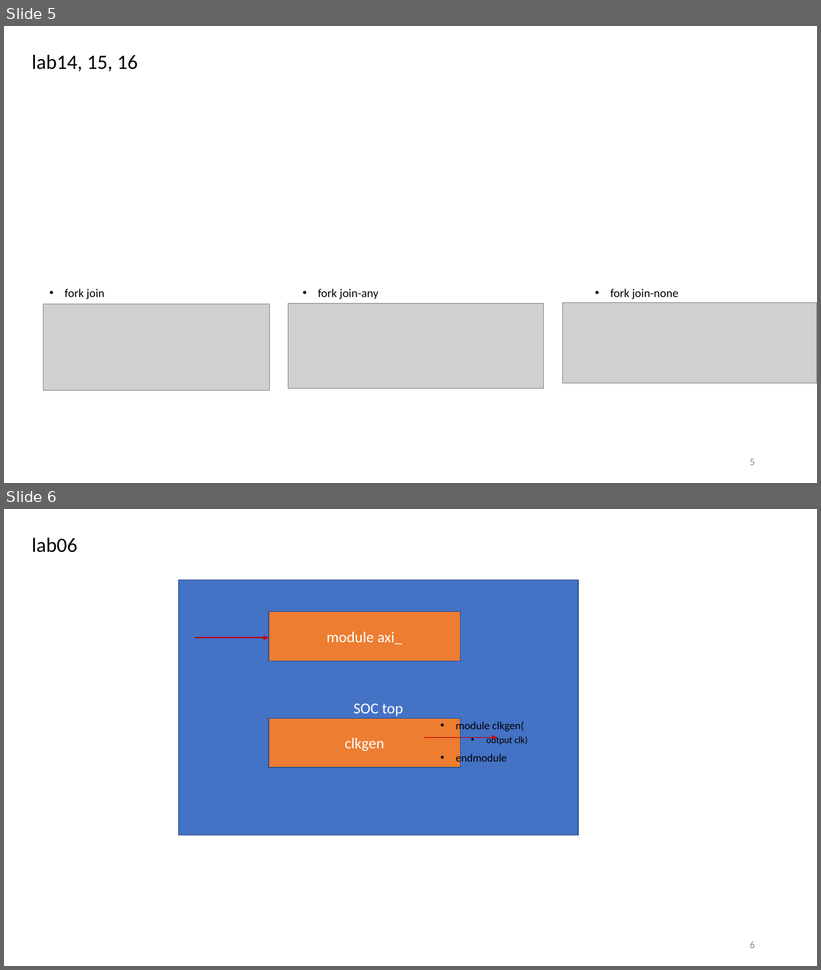
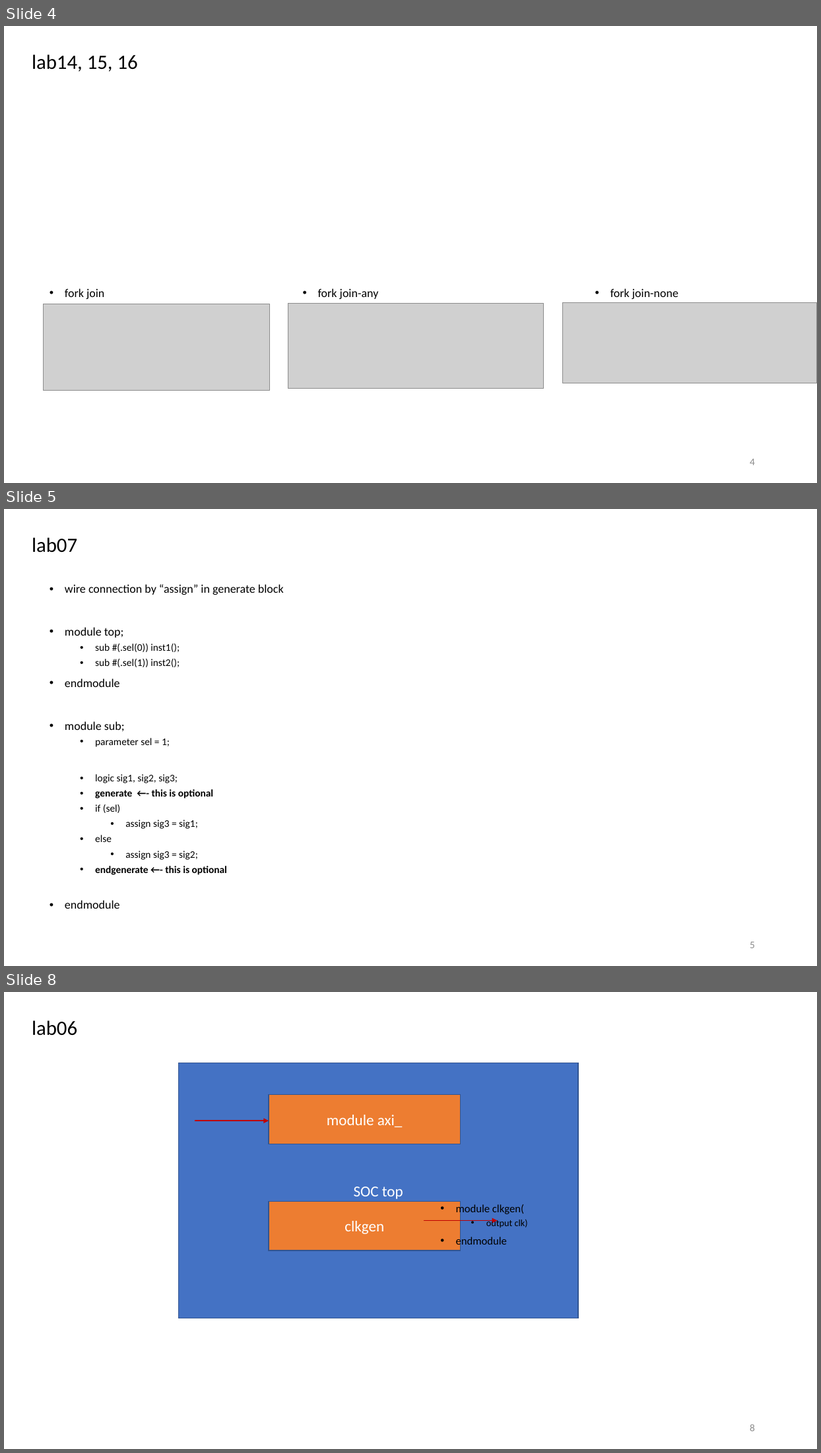
Before and after one commit to r06942072/study_sv, a slide deck: note.pptx. Shown one above the other, each under a label of ours: slides 5 and 6 before the commit, slides 4, 5 and 8 after it; the slides between them are not shown. The pictures are 821x970 and 821x1453 pixels, drawn with LibreOffice and Linux fonts; fonts in the diff are those of the drawing; grey boxes stand for pictures. Boxes give left, top, right and bottom in pixels: in the first picture for what was removed or moved away, otherwise in the second. Text is boxed around its words. In the diff, an @@ line names an element or a change of style, - is before the commit and + after.

```diff
--- a/note.pptx
+++ b/note.pptx
@@ slide 5 added at [4, 509, 817, 966], background #FFFFFF @@
@@ title added at [32, 537, 77, 553], 24 pt, text #000000 @@
+lab07
@@ text added at [65, 584, 284, 909], 12 pt, text #000000 @@
+• wire connection by “assign” in generate block
+• module top;
+  • sub #(.sel(0)) inst1();
+  • sub #(.sel(1)) inst2();
+• endmodule
+• module sub;
+  • parameter sel = 1;
+  • logic sig1, sig2, sig3;
+  • generate ←- this is optional
+  • if (sel)
+    • assign sig3 = sig1;
+  • else
+    • assign sig3 = sig2;
+  • endgenerate ←- this is optional
+• endmodule
@@ page number added at [750, 942, 755, 949], 12 pt, text #8C8C8C @@
+5
@@ what was slide 5 is now slide 4 @@
@@ page number at [750, 459, 755, 466]: text changed @@
-5
+4
@@ what was slide 6 is now slide 8 @@
@@ page number at [750, 1424, 755, 1432]: text changed @@
-6
+8
```
Also in this commit, not shown: 1 slide changed, 1 other slide added, 1 slide removed, 5 other files.
